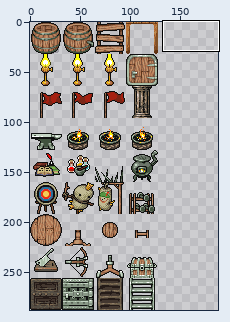
File history of a sprite sheet, DwarfCorp/DwarfCorpContent/Entities/Furniture/interior_furniture.png. The first picture is a wide view before the edit; the outline marks the close-up.
Close-up. As it was:
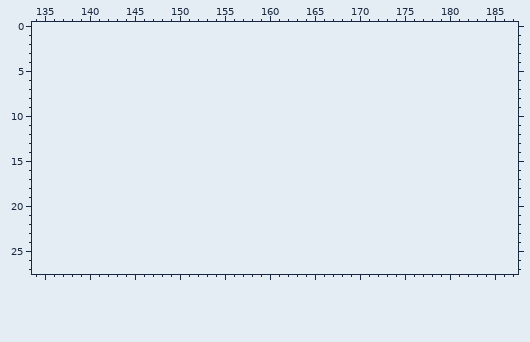
The file is 128x288 pixels. Pixels under 10% opacity are left out. Colours within 5 levels of each other are drawn and written as one. Shown: x 134..187, y 0..27. The old version is drawn lined up with the new one, on the new canvas. The wide view leaves out empty margins.
Now the later version:
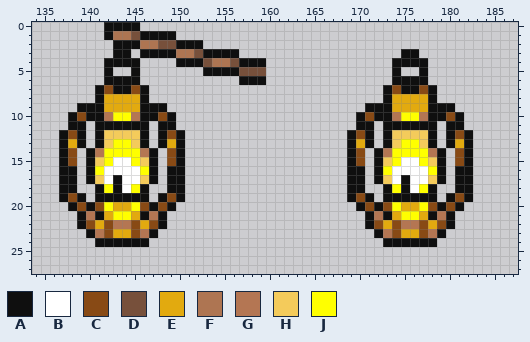
Palette (. is transparent): A #0f0f0f  B #ffffff  C #884a15  D #77503b  E #e2aa0f  F #ae7552  G #b47653  H #f4cb5b  J #ffff00
What changed:
canvas 128x288 -> 256x288
Changed rows in their new state; - is an unchanged pixel.
first column x 137:
 0 -----AAAA-------------------------------------
 1 -----AFFDAAAA---------------------------------
 2 ------AAAFFDDAAA------------------------------
 3 ------AA-AAAAFFDAAAA------------------AA------
 4 -----AAAA----AAADFFDAAA--------------AAAA-----
 5 -----A--A-------AAAADDD--------------A--A-----
 6 -----AAAA-----------AAA--------------AAAA-----
 7 ----ACAACA--------------------------ACAACA----
 8 ----AEEEEA--------------------------AEEEEA----
 9 --AAAEEEEAAA----------------------AAAEEEEAAA--
10 -ACAAGJJGAACA--------------------ACAAGJJGAACA-
11 -AA-AAAAAA-AA--------------------AA-AAAAAA-AA-
12 ACA-AHHHHA-ACA------------------ACA-AHHHHA-ACA
13 AEA-AHJJHA-AEA------------------AEA-AHJJHA-AEA
14 AC-AGJJJJGA-CA------------------AC-AGJJJJGA-CA
15 AC-AHJBBJHA-CA------------------AC-AHJBBJHA-CA
16 AA-AJBBBBJA-AA------------------AA-AJBBBBJA-AA
17 AA-AHBABBHA-AA------------------AA-AHBABBHA-AA
18 AA--AJABJA--AA------------------AA--AJABJA--AA
19 ACA-AAAAAA-ACA------------------ACA-AAAAAA-ACA
20 -ACACJEEJCACA--------------------ACACJEEJCACA-
21 --AGAEJJEAGA----------------------AGAEJJEAGA--
22 --ACECGGCECA----------------------ACECGGCECA--
23 ---AGCEECGA------------------------AGCEECGA---
24 ----AAAAAA--------------------------AAAAAA----
